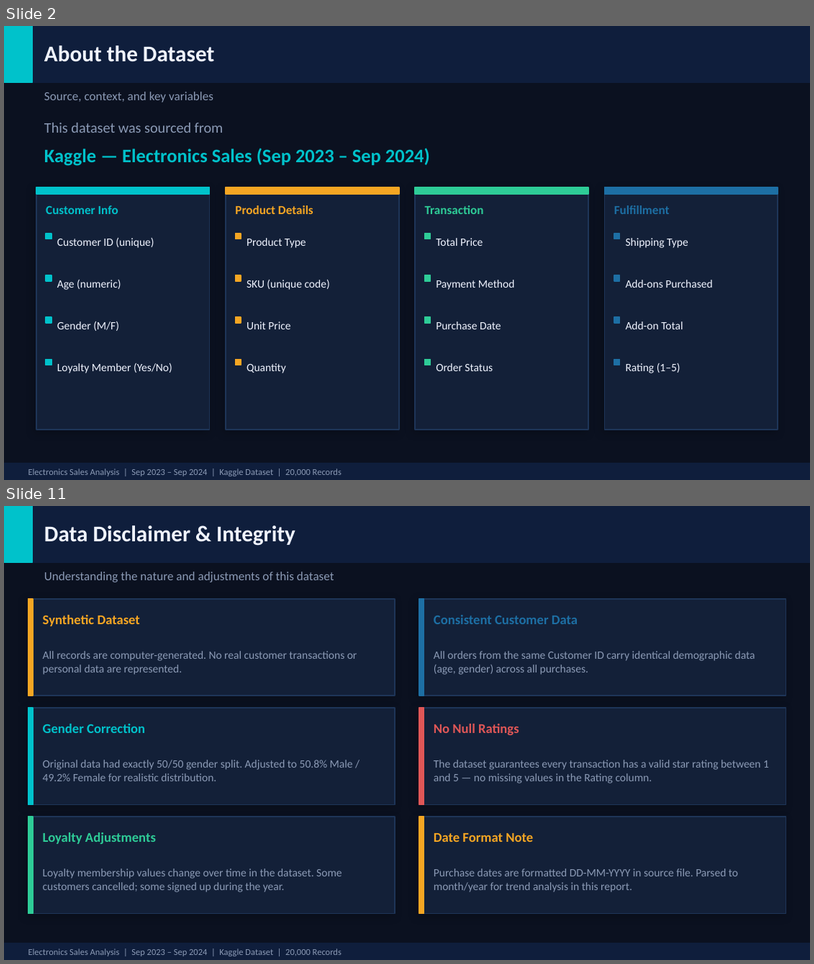
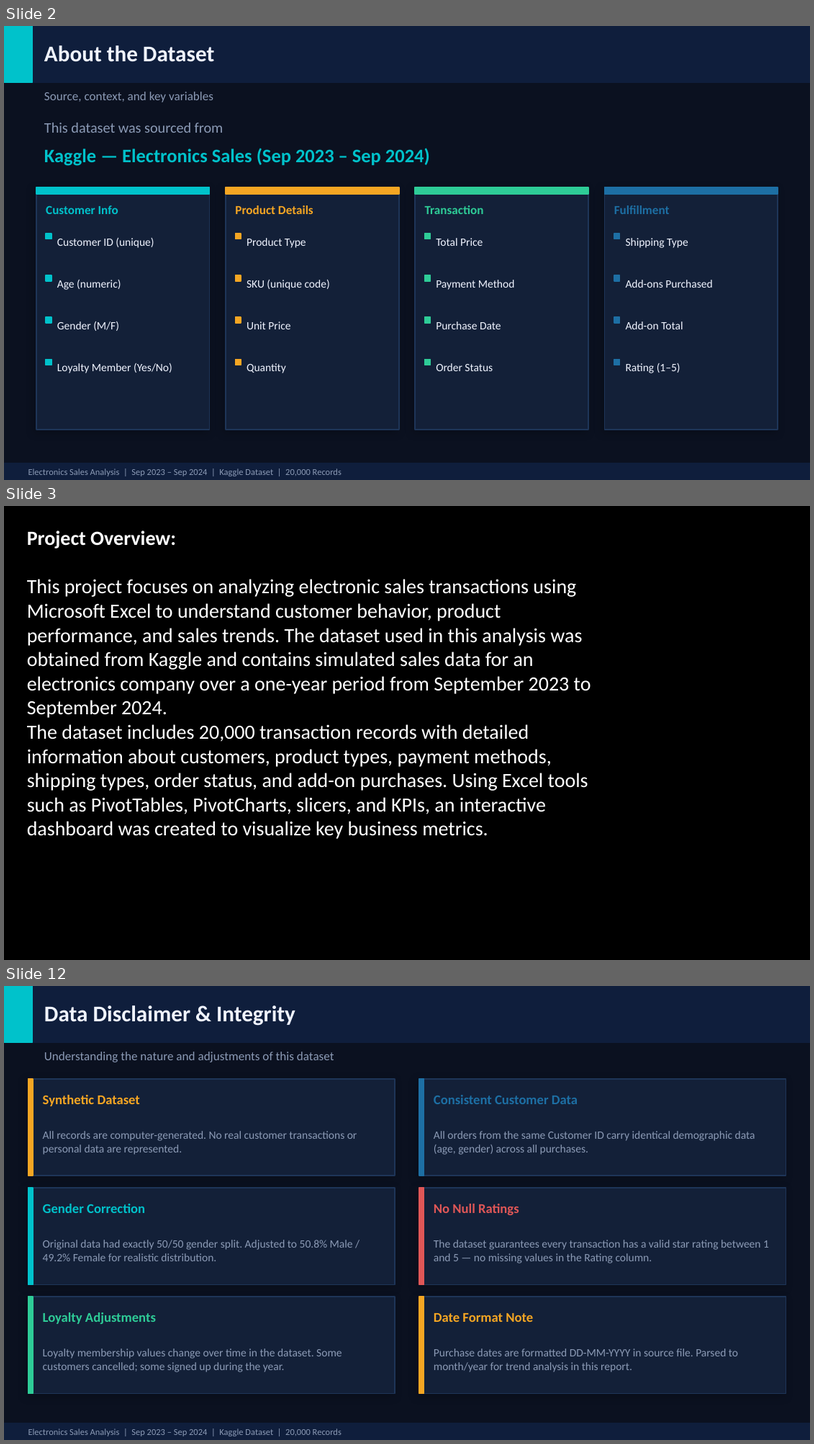
Before and after one commit to harshkatke/Electronics-sales-analysis-, a slide deck: electronics_sales_dashboard.pptx. Shown one above the other, each under a label of ours: slides 2 and 11 before the commit, slides 2, 3 and 12 after it; the slides between them are not shown. The pictures are 814x964 and 814x1444 pixels, drawn with LibreOffice and Linux fonts; fonts in the diff are those of the drawing. Boxes give left, top, right and bottom in pixels: in the first picture for what was removed or moved away, otherwise in the second. Text is boxed around its words. In the diff, an @@ line names an element or a change of style, - is before the commit and + after.

```diff
--- a/electronics_sales_dashboard.pptx
+++ b/electronics_sales_dashboard.pptx
@@ slide 3 added at [4, 506, 810, 960], background #000000 @@
@@ text added at [27, 530, 592, 839], 18 pt, text #FFFFFF @@
+Project Overview:
+This project focuses on analyzing electronic sales transactions using Microsoft Excel to understand customer behavior, product performance, and sales trends. The dataset used in this analysis was obtained from Kaggle and contains simulated sales data for an electronics company over a one-year period from September 2023 to September 2024.
+The dataset includes 20,000 transaction records with detailed information about customers, product types, payment methods, shipping types, order status, and add-on purchases. Using Excel tools such as PivotTables, PivotCharts, slicers, and KPIs, an interactive dashboard was created to visualize key business metrics.
@@ what was slide 11 is now slide 12 @@
```
Also in this commit, not shown: 8 slides changed, 1 other file.
